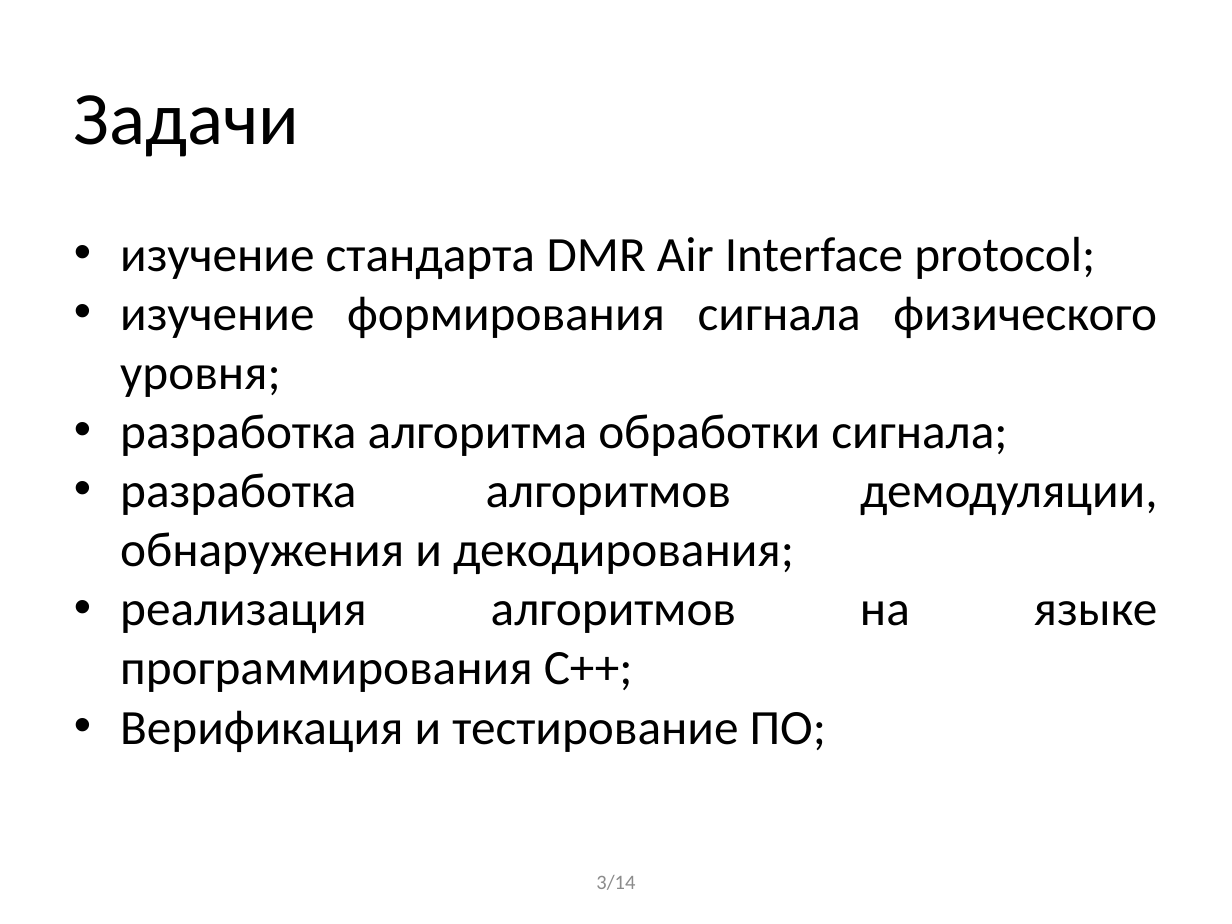
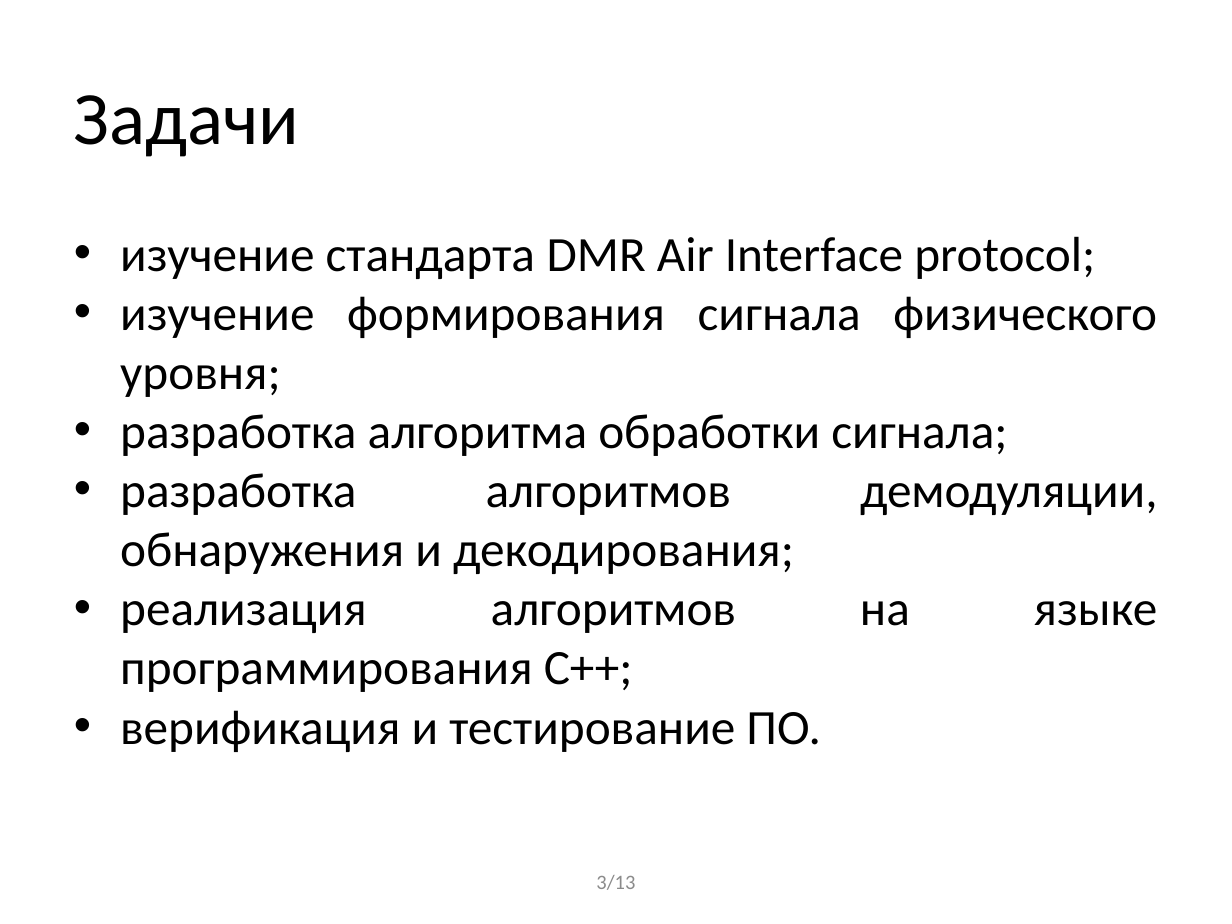
Before and after one commit to BorzhonovAI/magistr, a slide deck: slide 3 of Презентация Диплом.pptx. Drawn at 1232x924 pixels with LibreOffice and Linux fonts; fonts in the diff are those of the drawing. Boxes give left, top, right and bottom in pixels: in the first picture for what was removed or moved away, otherwise in the second. Text is boxed around its words. In the diff, an @@ line names an element or a change of style, - is before the commit and + after.

```diff
--- a/Презентация Диплом.pptx
+++ b/Презентация Диплом.pptx
@@ text at (120,710,821,752): text changed @@
-• Верификация и тестирование ПО;
+• верификация и тестирование ПО.
@@ text at (596,875,635,890): text changed @@
-3/14
+3/13
```
Also in this commit, not shown: 11 other slides changed, 4 other files.
